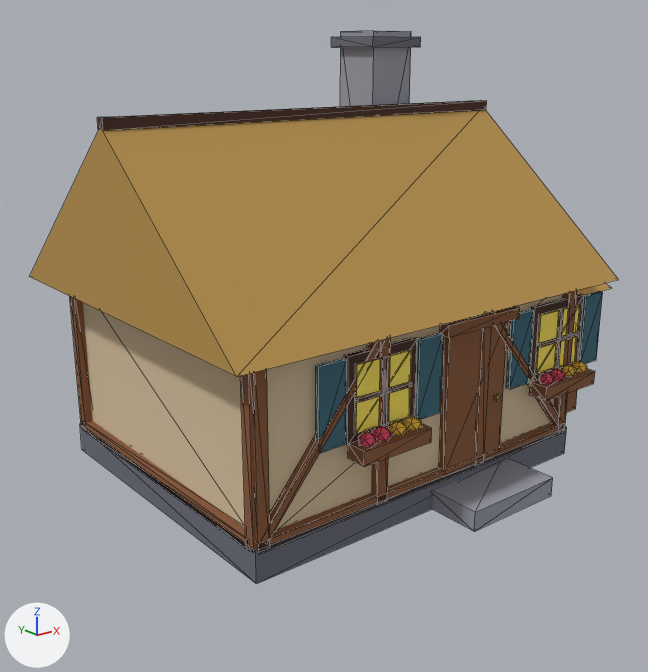
The glTF model client/assets/cottage_b.glb, before and after one commit.
One viewpoint serves both versions: a 50 mm camera at (-8.09, -10.16, 5.96) aimed at (0.06, 0.03, 1.88). Every picture has the same lights, and +X, +Y and +Z are marked at lower left. The picture after the commit comes second. Mesh edges are drawn as thin lines. Vertices at exactly the same position are counted once.

Script lines for the objects in view, before the commit:
```python
me_footing = bpy.data.meshes.new('footing')
me_footing.from_pydata(...)  # 476 vertices, 728 faces; spans x -3.35..4.9, y -3.2..2.8, z -0.22..6.07
me_footing.materials.append(mat_stone_dark)  # grey #6a6c78
me_footing.materials.append(mat_wall_b)  # beige #d8c2a0
me_footing.materials.append(mat_wood)  # brown #8a5a3c
me_footing.materials.append(mat_thatch)  # orange #b8924e
me_footing.materials.append(mat_wood_dark)  # brown #4a3028
me_footing.materials.append(mat_stone)  # grey #9a9ca8
me_footing.materials.append(mat_gold)  # orange #d8a23c
me_footing.materials.append(mat_window)  # yellow #fee761
me_footing.materials.append(mat_shutter)  # dark cyan #3e6a7a
me_footing.materials.append(mat_flower)  # red #e8506a
me_footing.materials.append(mat_flower_b)  # yellow #f0c040
# before: 0 (-2.92, -2.42, -0.22) at pixel (256, 583), 1 (2.92, -2.42, -0.22) at pixel (564, 453), 2 (-2.92, 2.42, -0.22) at pixel (81, 449), 3 (2.92, 2.42, -0.22)
ob_footing = bpy.data.objects.new('footing', me_footing)
ob_footing.location = (0.0, 0.0, 0.22)
```
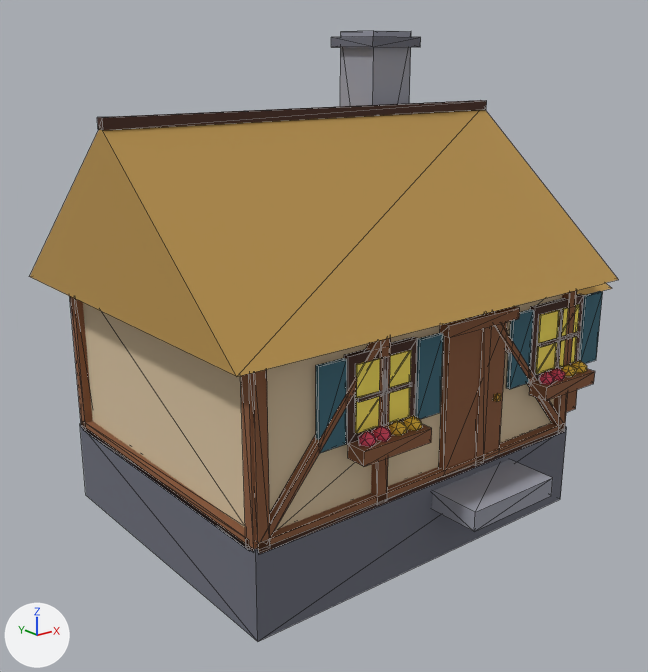
Where the newer file only moved an object's origin or applied its transform, the numbers keep the older frame.

Where the change shows, as pixel boxes (x1, y1, x2, y2) in the pictures (648 x 672 px; the box of a moved part takes in the faces that stretch with it):
'footing', reshaped (10% taller): before (30, 31, 618, 584); after (30, 31, 618, 641)
part 1 of me_footing, moved or reshaped: before (80, 424, 567, 584); after (80, 424, 567, 641)

Patch to the scene script:
```diff
--- a/client/assets/cottage_b.glb.py
+++ b/client/assets/cottage_b.glb.py
@@ me_footing @@
 # used by ob_footing; location = (0.0, 0.0, 0.22)
-me_footing.from_pydata(...)  # 476 vertices, 728 faces; spans x -3.35..4.9, y -3.2..2.8, z -0.22..6.07
+me_footing.from_pydata(...)  # 476 vertices, 728 faces; spans x -3.35..4.9, y -3.2..2.8, z -1.02..6.07
+# me_footing part 1
+for i in [*range(0, 4)]: me_footing.vertices[i].co += Vector((0.0, 0.0, -0.8))
 me_footing.materials.append(mat_stone_dark)
```
